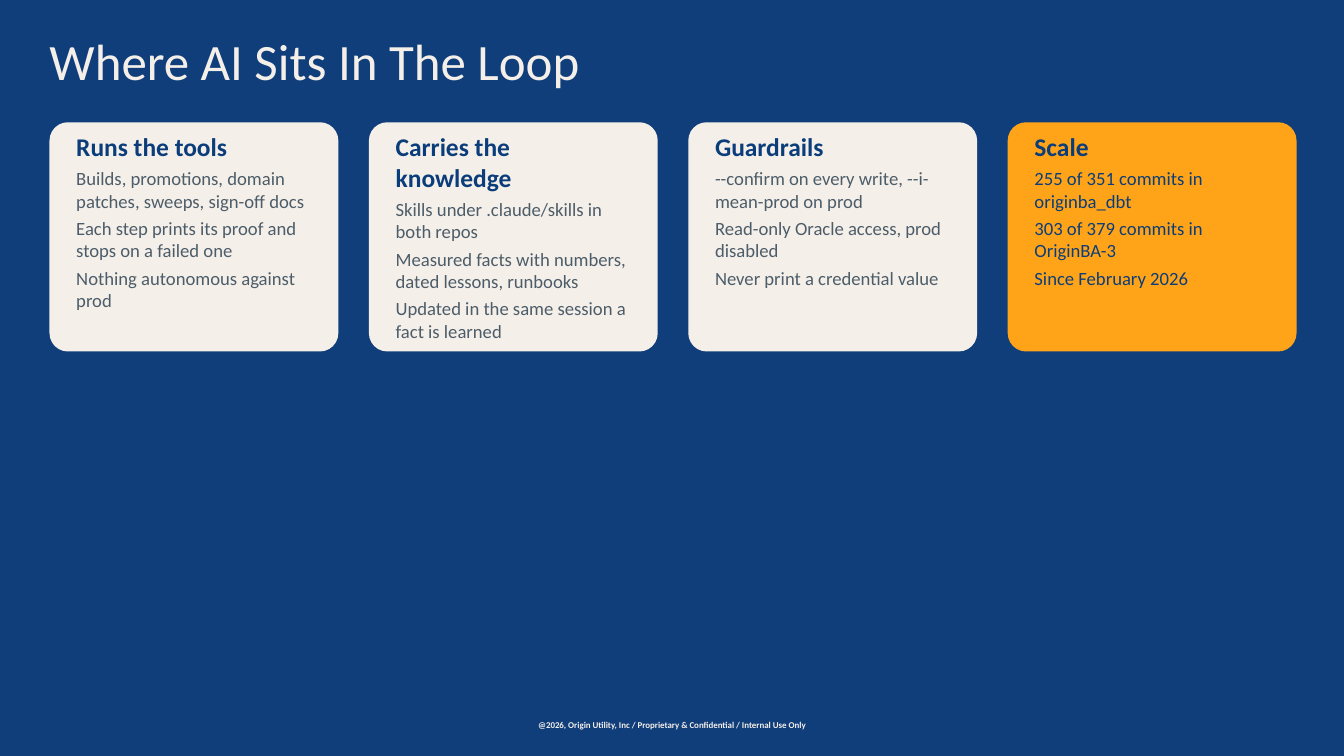
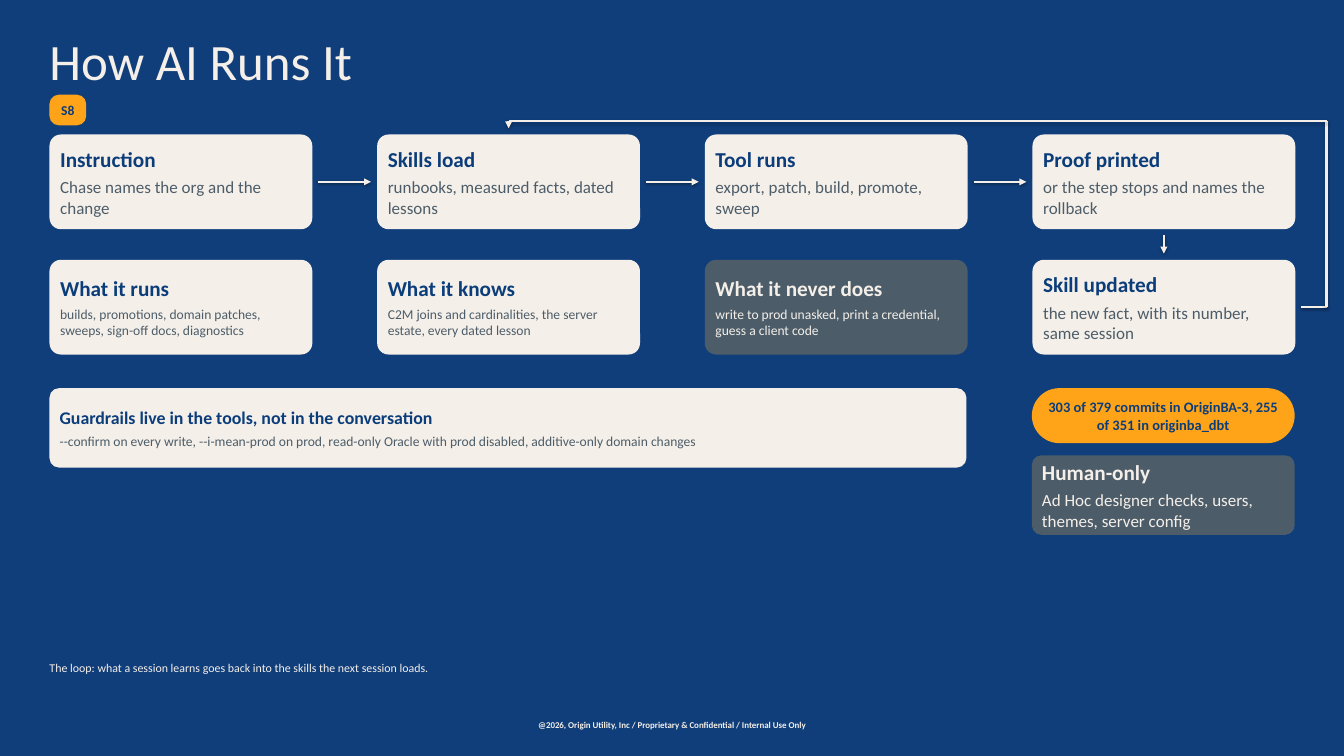
Before and after one commit to chasepowers59/OriginBA, a slide deck: slide 9 of jaspersoft/docs/OriginBA_Automated_Deployment.pptx. Drawn at 1344x756 pixels with LibreOffice and Linux fonts; fonts in the diff are those of the drawing; background and template pictures are left out; a plain dark background stands for a picture behind light text. Boxes give left, top, right and bottom in pixels: in the first picture for what was removed or moved away, otherwise in the second. Text is boxed around its words. In the diff, an @@ line names an element or a change of style, - is before the commit and + after.

Commit message:
Deployment deck restructured for presentation: one-picture overview, by-hand-vs-now, how AI runs it with the learning loop, worked example, proof strips

```diff
--- a/jaspersoft/docs/OriginBA_Automated_Deployment.pptx
+++ b/jaspersoft/docs/OriginBA_Automated_Deployment.pptx
@@ text at <box>49,47,352,81</box>: text changed @@
-Where AI Sits In The Loop
+How AI Runs It
@@ rounded rectangle added at <box>50,95,86,125</box>, fill #FFA418, 16 pt, text #0B3D7A, bold @@
+S8
@@ rounded rectangle added at <box>50,134,312,229</box>, fill #F5EFE9, 20 pt, text #4C5D69 @@
+Instruction
+Chase names the org and the change
@@ rounded rectangle removed at <box>369,122,658,351</box> @@
-Carries the knowledge
-Skills under .claude/skills in both repos
-Measured facts with numbers, dated lessons, runbooks
-Updated in the same session a fact is learned
@@ rounded rectangle added at <box>377,134,640,229</box>, fill #F5EFE9, 20 pt, text #4C5D69 @@
+Skills load
+runbooks, measured facts, dated lessons
@@ line added from (1326, 121) to (509, 121), #F5EFE9 2.75 pt @@
@@ arrow added from (509, 121) to (509, 128), #F5EFE9 2.75 pt @@
@@ rounded rectangle added at <box>705,134,968,229</box>, fill #F5EFE9, 20 pt, text #4C5D69 @@
+Tool runs
+export, patch, build, promote, sweep
@@ rounded rectangle removed at <box>1007,122,1296,351</box> @@
-Scale
-255 of 351 commits in originba_dbt
-303 of 379 commits in OriginBA-3
-Since February 2026
@@ rounded rectangle added at <box>1032,134,1295,229</box>, fill #F5EFE9, 20 pt, text #4C5D69 @@
+Proof printed
+or the step stops and names the rollback
@@ line added from (1326, 307) to (1326, 121), #F5EFE9 2.75 pt @@
@@ arrow added from (318, 182) to (371, 182), #F5EFE9 2.75 pt @@
@@ arrow added from (646, 182) to (699, 182), #F5EFE9 2.75 pt @@
@@ arrow added from (974, 182) to (1026, 182), #F5EFE9 2.75 pt @@
@@ arrow added from (1164, 235) to (1164, 254), #F5EFE9 2.75 pt @@
@@ rounded rectangle "What it runs": place and size @@
-rounded rectangle "What it runs" at <box>50,122,338,351</box>
+rounded rectangle "What it runs" at <box>50,260,312,354</box>
@@ rounded rectangle "What it runs" at <box>50,260,312,354</box>: vertical alignment top to middle; proportions changed @@
@@ rounded rectangle added at <box>377,260,640,354</box>, fill #F5EFE9, 16 pt, text #4C5D69 @@
+What it knows
+C2M joins and cardinalities, the server estate, every dated lesson
@@ rounded rectangle added at <box>705,260,968,354</box>, fill #4C5D69, 16 pt, text #F5EFE9 @@
+What it never does
+write to prod unasked, print a credential, guess a client code
@@ rounded rectangle added at <box>1032,260,1295,354</box>, fill #F5EFE9, 20 pt, text #4C5D69 @@
+Skill updated
+the new fact, with its number, same session
@@ text in rounded rectangle at <box>60,281,260,338</box>: text changed; size 22 to 16 pt @@
-Runs the tools
-Builds, promotions, domain patches, sweeps, sign-off docs
-Each step prints its proof and stops on a failed one
-Nothing autonomous against prod
+What it runs
+builds, promotions, domain patches, sweeps, sign-off docs, diagnostics
@@ line added from (1301, 307) to (1326, 307), #F5EFE9 2.75 pt @@
@@ rounded rectangle "Guardrails live in the tools, ..." at <box>50,388,966,468</box>: vertical alignment top to middle; proportions changed @@
@@ rounded rectangle "Guardrails live in the tools, ...": place and size @@
-rounded rectangle "Guardrails live in the tools, ..." at <box>688,122,977,351</box>
+rounded rectangle "Guardrails live in the tools, ..." at <box>50,388,966,468</box>
@@ rounded rectangle added at <box>1032,388,1294,443</box>, fill #FFA418, 17 pt, text #0B3D7A, bold @@
+303 of 379 commits in OriginBA-3, 255 of 351 in originba_dbt
@@ text in rounded rectangle at <box>60,411,696,449</box>: text changed; size 22 to 16 pt @@
-Guardrails
---confirm on every write, --i-mean-prod on prod
-Read-only Oracle access, prod disabled
-Never print a credential value
+Guardrails live in the tools, not in the conversation
+--confirm on every write, --i-mean-prod on prod, read-only Oracle with prod disabled, additive-only domain changes
@@ rounded rectangle added at <box>1032,455,1294,535</box>, fill #4C5D69, 20 pt, text #F5EFE9 @@
+Human-only
+Ad Hoc designer checks, users, themes, server config
@@ text added at <box>49,663,429,674</box>, 14 pt, text #F5EFE9 @@
+The loop: what a session learns goes back into the skills the next session loads.
```
Also in this commit, not shown: 11 other slides changed, 4 slides added, 1 slide removed, 2 other files.
